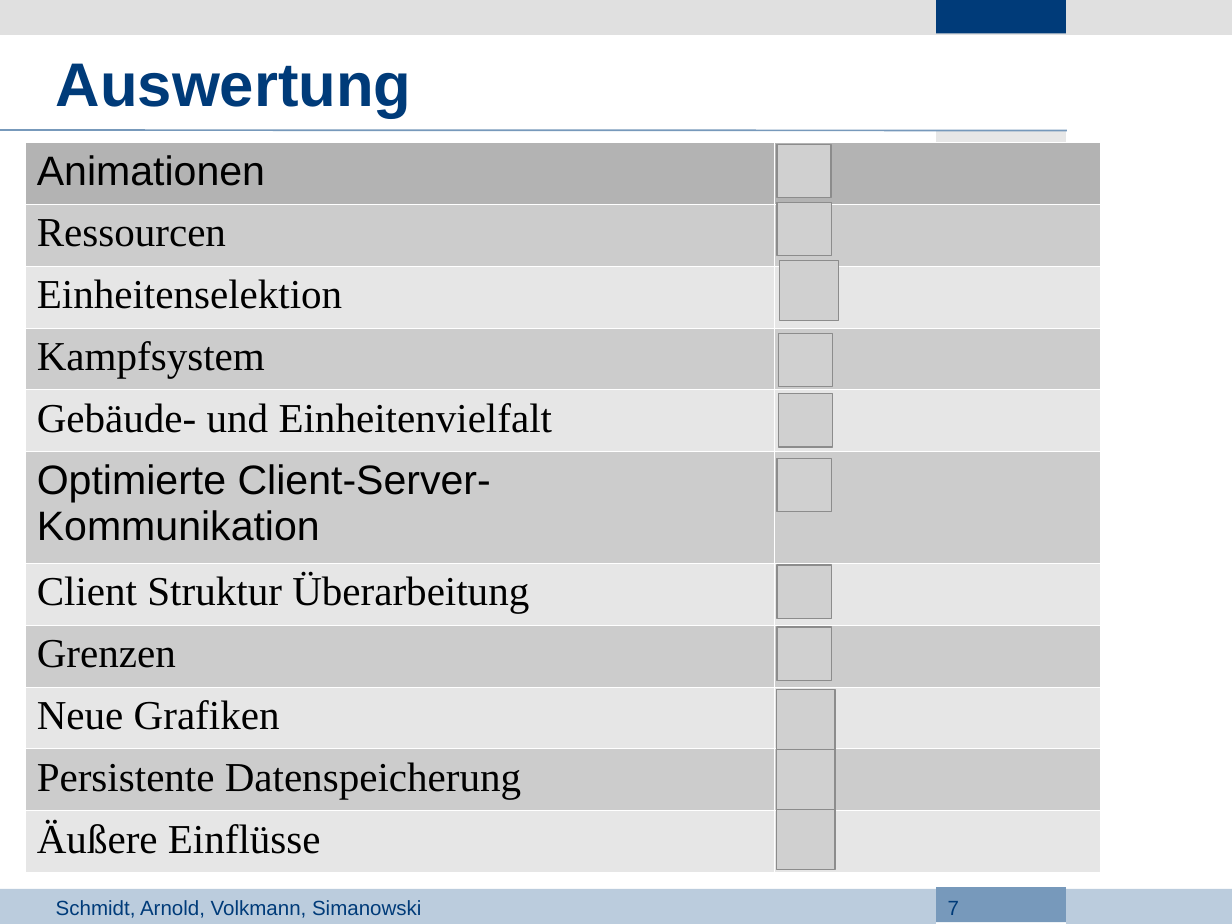
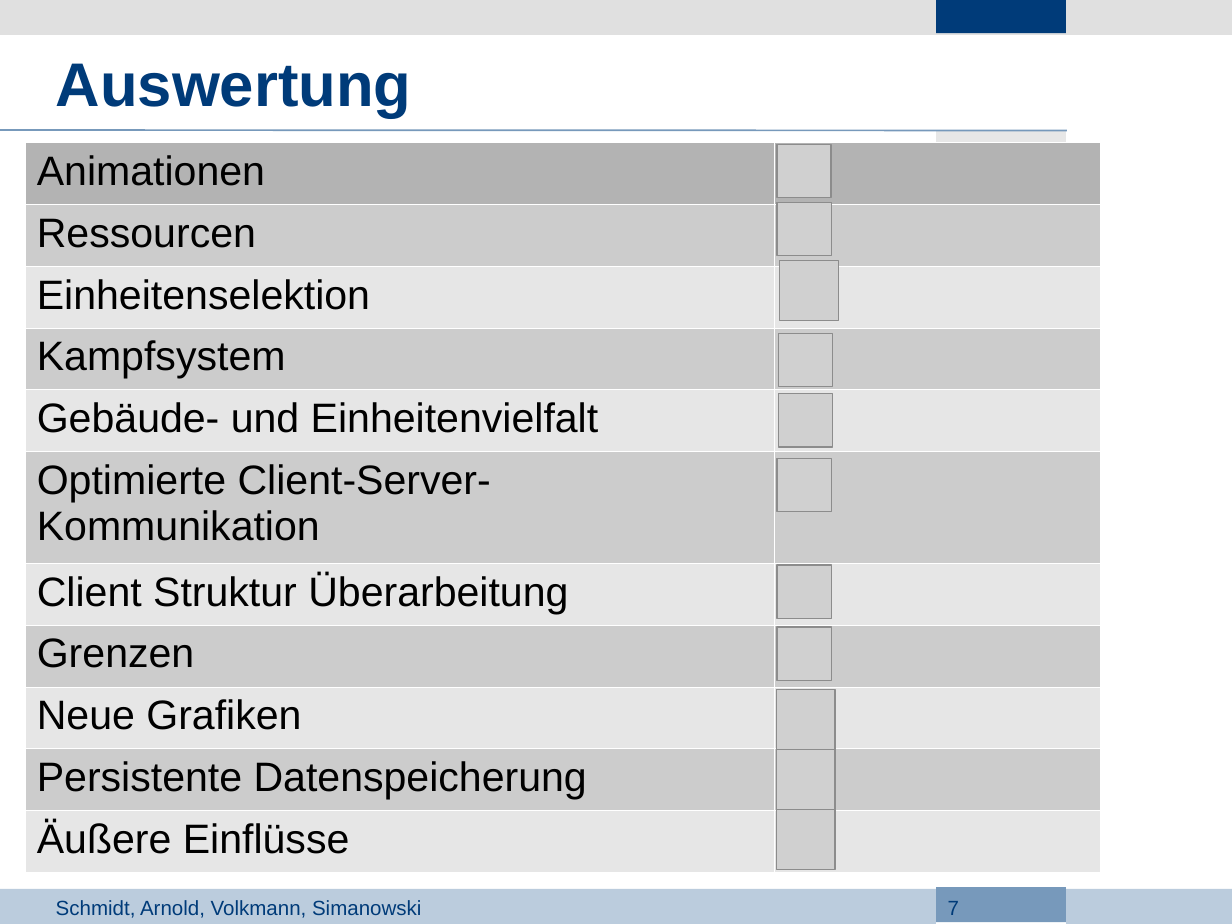
Before and after one commit to Lopt/ascendancy, a slide deck: slide 7 of docs/Projektdefinition/6_Presentation.odp. Drawn at 1232x924 pixels with LibreOffice and Linux fonts; fonts in the diff are those of the drawing; grey boxes stand for pictures; background and template pictures are left out. Boxes give left, top, right and bottom in pixels: in the first picture for what was removed or moved away, otherwise in the second. Text is boxed around its words. In the diff, an @@ line names an element or a change of style, - is before the commit and + after.

```diff
--- a/docs/Projektdefinition/6_Presentation.odp
+++ b/docs/Projektdefinition/6_Presentation.odp
@@ table at (x1=25, y1=142, x2=1099, y2=872) @@
@@ font Times New Roman to Arial in "Ressourcen", "Einheitenselektion", "Kampfsystem", "Gebäude- und Einheitenvielfalt" and 5 more places @@
```
Also in this commit, not shown: 1 other file.
